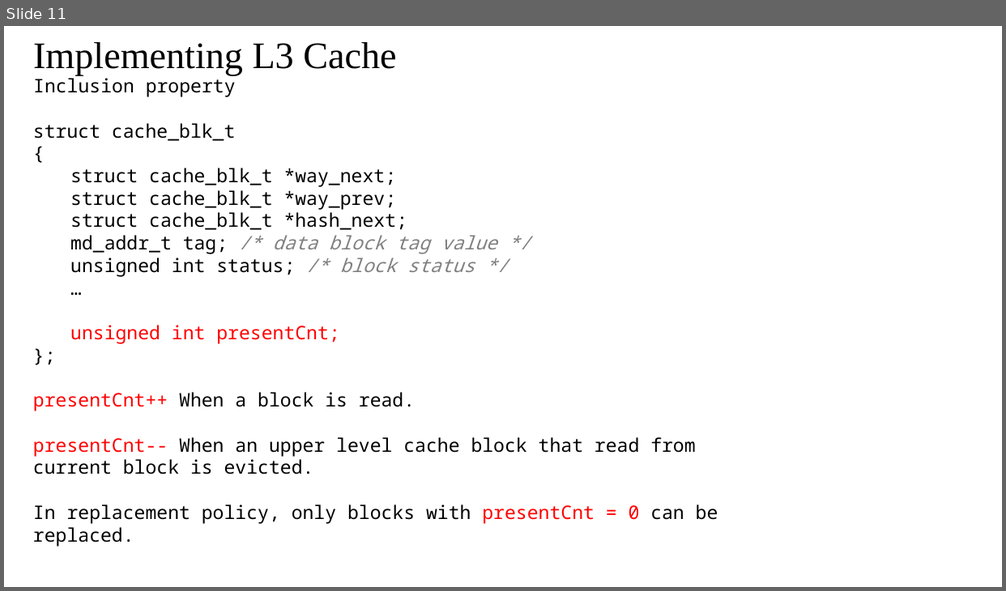
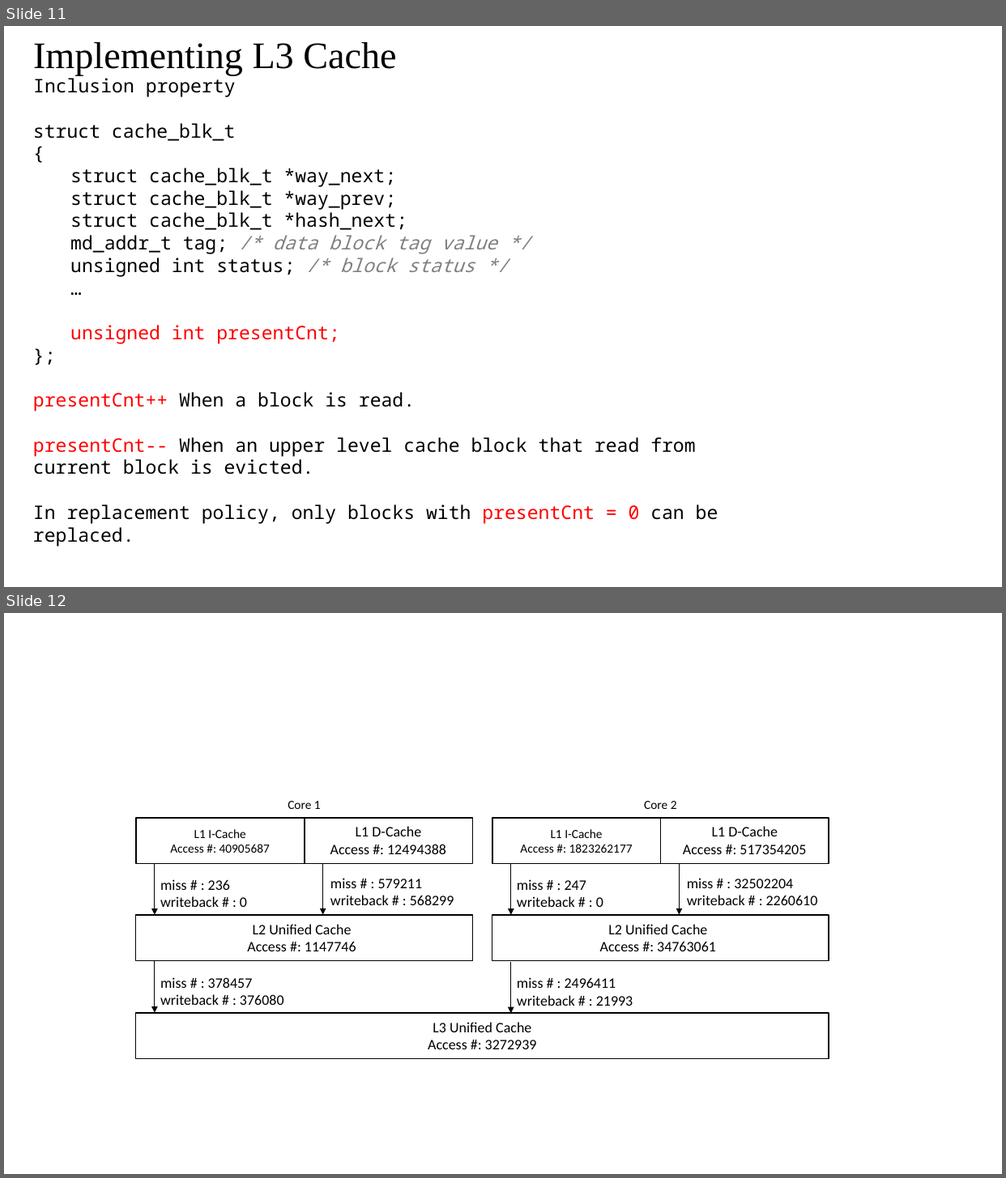
Before and after one commit to ZhijiaCHEN/CA-project, a slide deck: Honghao_Gan&Zhijia_Chen_CIS_5642_Project.pptx. Shown one above the other, each under a label of ours: slide 11 before the commit, slides 11 and 12 after it. The pictures are 1006x591 and 1006x1178 pixels, drawn with LibreOffice and Linux fonts; fonts in the diff are those of the drawing; background and template pictures are left out. Boxes give left, top, right and bottom in pixels: in the first picture for what was removed or moved away, otherwise in the second. Text is boxed around its words. In the diff, an @@ line names an element or a change of style, - is before the commit and + after.

```diff
--- a/Honghao_Gan&Zhijia_Chen_CIS_5642_Project.pptx
+++ b/Honghao_Gan&Zhijia_Chen_CIS_5642_Project.pptx
@@ slide 12 added at [4,613,1002,1174], background picture (left out) @@
@@ text added at [288,801,321,809], 12 pt, text #000000 @@
+Core 1
@@ text added at [644,801,677,809], 12 pt, text #000000 @@
+Core 2
@@ group added at [136,818,473,961]: 5 texts, 3 rectangles, 2 arrows @@
+L1 I-Cache
+Access #: 40905687
+L2 Unified Cache
+Access #: 1147746
+L1 D-Cache
+Access #: 12494388
+miss # : 236
+writeback # : 0
+miss # : 579211
+writeback # : 568299
@@ group added at [492,818,829,961]: 5 texts, 3 rectangles, 2 arrows @@
+L1 I-Cache
+Access #: 1823262177
+L2 Unified Cache
+Access #: 34763061
+L1 D-Cache
+Access #: 517354205
+miss # : 247
+writeback # : 0
+miss # : 32502204
+writeback # : 2260610
@@ arrow added from (155, 961) to (155, 1013), #000000 0.75 pt @@
@@ arrow added from (511, 962) to (511, 1013), #000000 0.75 pt @@
@@ text added at [160,977,284,1005], 14 pt, text #000000 @@
+miss # : 378457
+writeback # : 376080
@@ text added at [517,977,633,1006], 14 pt, text #000000 @@
+miss # : 2496411
+writeback # : 21993
@@ rectangle added at [136,1013,829,1059], outline #000000 1.25 pt @@
@@ text added at [428,1022,537,1050], 14 pt, text #000000 @@
+L3 Unified Cache
+Access #: 3272939
```
Also in this commit, not shown: 1 other file.
